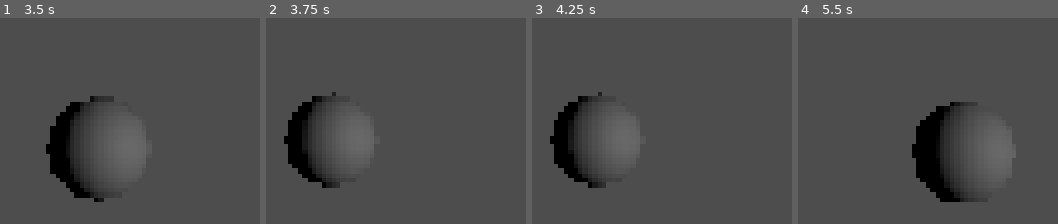
Above: before the commit, frames 1-4 (left to right).
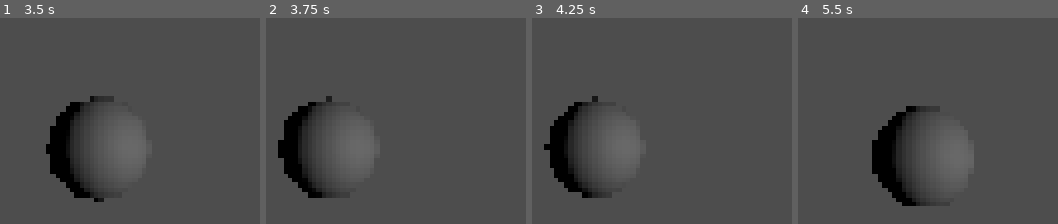
Above: after the commit, the same moments.

Repository: jurgfish/astral-shepherd-godot
Game: Godot game, scene res://scenes/world.tscn
The game is run twice, just before and just after one commit, with the same random seed, the same clock (stepped at 60 frames per second) and the same inputs.
Inputs (mouse positions are in pixels of both pictures, inside the frame that each line leads up to):
- Up to frame 1 (3.5 s): tap Enter at 0.5, 2 s; move the mouse to (182, 65) at 0.52 s; tap K (LOOK_D) at 0.6 s; tap Space at 1.25, 2.75 s; move the mouse to (13, 71) at 1.27 s; tap J (LOOK_L) at 1.35 s; move the mouse to (135, 53) at 2.02 s; tap L (LOOK_R) at 2.1 s; move the mouse to (72, 81) at 2.77 s; tap I (LOOK_U) at 2.85 s
- Up to frame 2 (3.75 s): tap Enter at 3.5 s; move the mouse to (479, 79) at 3.52 s; tap S (MOVE_B) at 3.6 s
- Up to frame 3 (4.25 s): no input
- Up to frame 4 (5.5 s): tap Space at 4.25 s; move the mouse to (outside the picture) at 4.27 s; tap W (MOVE_F) at 4.35 s; move the mouse to (912, 67) at 5.02 s; tap A (MOVE_L) at 5.1 s

Frame 1 is identical in both runs. In frame 2, 2.8% of the frame differs, in the area x 4-27%, y 35-88%; in frame 3, 2.3%; in frame 4, 14%, in the area x 28-83%, y 40-92%.

Commit message:
add alka head_bob, move input strength, velocity smoothing

Diff:
--- a/scripts/alka.gd
+++ b/scripts/alka.gd
@@ -2,15 +2,24 @@
 
 extends CharacterBody3D
 
-var _in_dir: Vector2 = Vector2.ZERO
-var _dir: Vector3 = Vector3.ZERO
-var _speed: float = 10.0 # TODO: smooth
-
+# look
 const MIN_PITCH: float = -PI
 const MAX_PITCH: float = PI
 const MOUSE_MULT: float = 0.0005
 var _in_look: Vector2 = Vector2.ZERO
 var _look_sy: float = 1.8
+
+const HEAD_HEIGHT: float = 1.8
+const BOB_FRQ: float = 2.0
+const BOB_AMP: float = 0.05
+var _bob_builder: float = 0.0
+
+# move
+const MAX_SPEED: float = 5.0
+const LERP_V: float = 8.0
+var _in_dir: Vector2 = Vector2.ZERO
+var _dir: Vector3 = Vector3.ZERO
+var _speed: float = 0.0
 
 @export var _head: Marker3D
 
@@ -27,12 +36,16 @@
 	_head.rotation.x = clampf(_in_look.y, MIN_PITCH, MAX_PITCH) # pitch
 	_head.rotation.y = _in_look.x # yaw
 
-func _physics_process(_delta: float) -> void:
+	_bob_builder += delta * velocity.length()
+	_head.transform.origin.y = sin(_bob_builder * BOB_FRQ) * BOB_AMP + HEAD_HEIGHT
+
+func _physics_process(delta: float) -> void:
 	_in_dir = Input.get_vector("MOVE_L", "MOVE_R", "MOVE_F", "MOVE_B")
 	_dir = (transform.basis * Vector3(_in_dir.x, 0.0, _in_dir.y)).normalized()
 	_dir = _dir.rotated(Vector3(0, 1, 0), _in_look.x)
 
-	velocity = _dir * _speed
+	_speed = MAX_SPEED * _in_dir.length()
+	velocity = lerp(velocity, _dir * _speed, LERP_V * delta)
 	move_and_slide()
 
 ##################################################################################################
Not shown, changed: notes.txt
